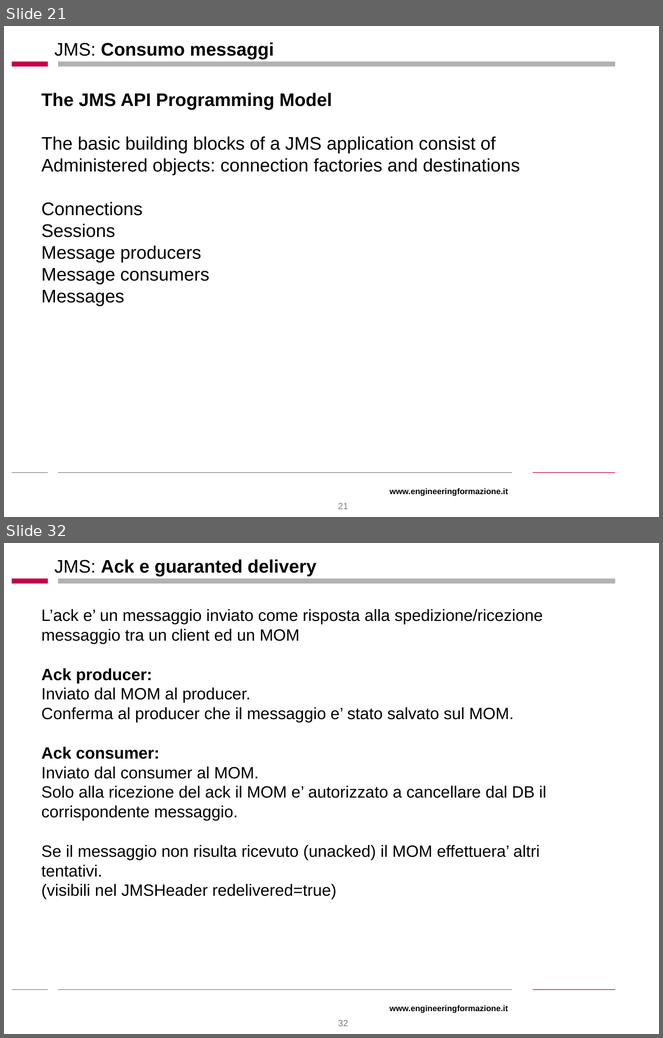
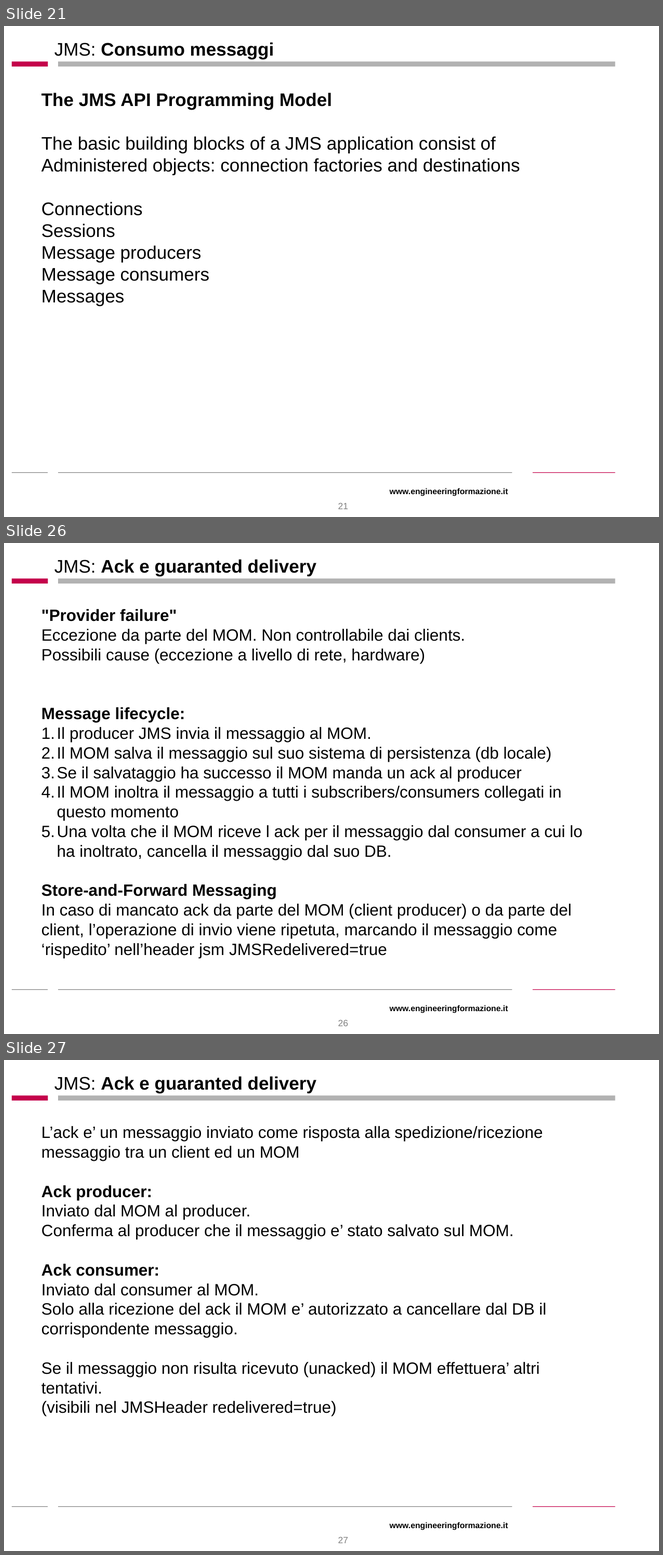
Before and after one commit to stefanofiorenza/SpringJ2EE, a slide deck: Docs/Slides/JMS.ppt. Shown one above the other, each under a label of ours: slides 21 and 32 before the commit, slides 21, 26 and 27 after it; the slides between them are not shown. The pictures are 663x1038 and 663x1555 pixels, drawn with LibreOffice and Linux fonts; fonts in the diff are those of the drawing; background and template pictures are left out. Boxes give left, top, right and bottom in pixels: in the first picture for what was removed or moved away, otherwise in the second. Text is boxed around its words. In the diff, an @@ line names an element or a change of style, - is before the commit and + after.

```diff
--- a/Docs/Slides/JMS.ppt
+++ b/Docs/Slides/JMS.ppt
@@ slide 26 added at [4, 543, 659, 1034], background #FFFFFF; not listed: 6 template elements that a slide beside it also shows @@
@@ title added at [54, 559, 317, 576], 20 pt, text #000000, bold @@
+JMS: Ack e guaranted delivery
@@ text added at [41, 609, 583, 958], 18 pt, text #000000 @@
+"Provider failure"
+Eccezione da parte del MOM. Non controllabile dai clients.
+Possibili cause (eccezione a livello di rete, hardware)
+Message lifecycle:
+1. Il producer JMS invia il messaggio al MOM.
+2. Il MOM salva il messaggio sul suo sistema di persistenza (db locale)
+3. Se il salvataggio ha successo il MOM manda un ack al producer
+4. Il MOM inoltra il messaggio a tutti i subscribers/consumers collegati in questo momento
+5. Una volta che il MOM riceve l ack per il messaggio dal consumer a cui lo ha inoltrato, cancella il messaggio dal suo DB.
+Store-and-Forward Messaging
+In caso di mancato ack da parte del MOM (client producer) o da parte del client, l’operazione di invio viene ripetuta, marcando il messaggio come ‘rispedito’ nell’header jsm JMSRedelivered=true
@@ page number added at [338, 1020, 348, 1027], 10 pt, text #808080 @@
+26
@@ what was slide 32 is now slide 27 @@
@@ page number at [338, 1537, 348, 1544]: text changed @@
-32
+27
```
Also in this commit, not shown: 4 slides changed, 9 other slides added, 15 slides removed, 4 other files.
